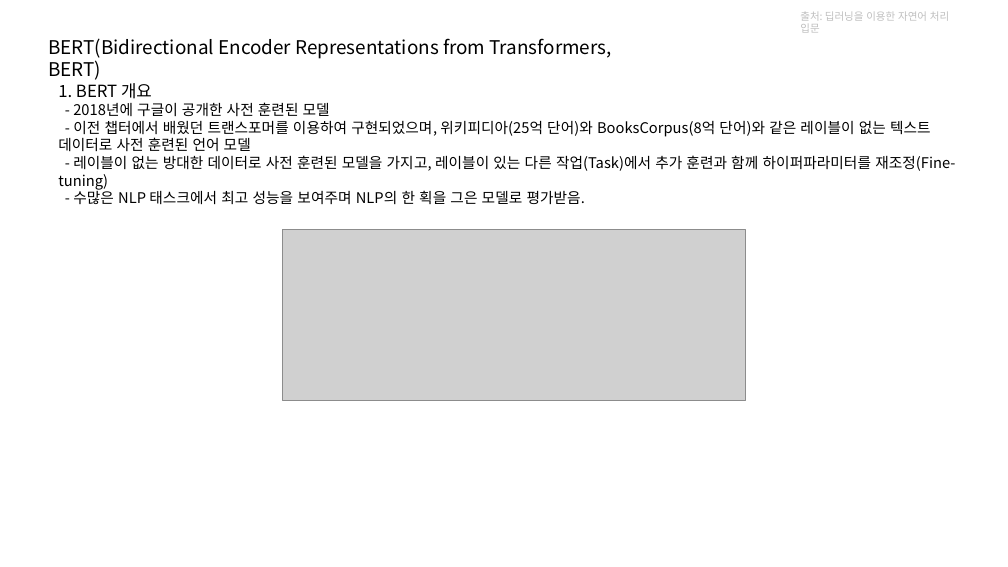
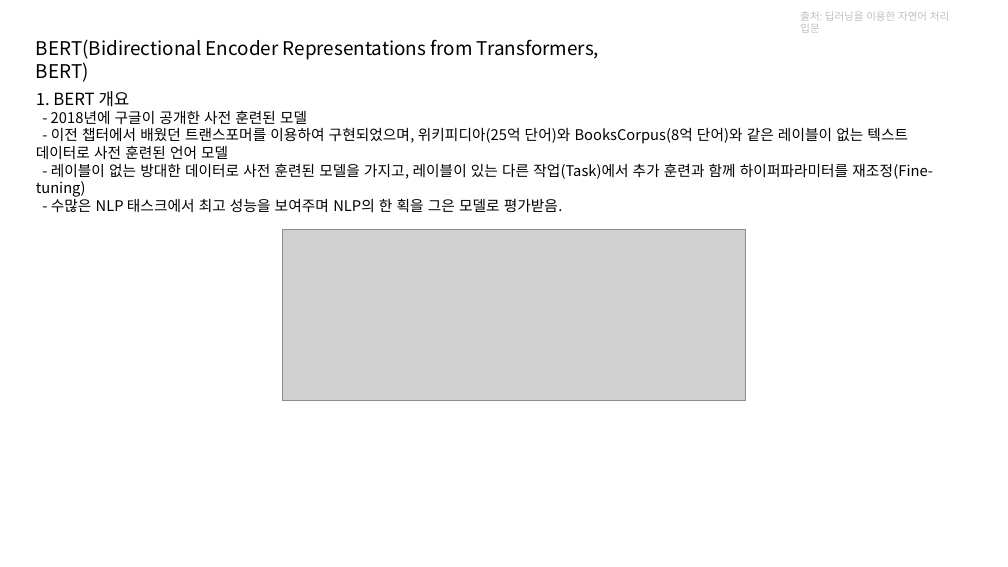
Before and after one commit to kjh8331267/NLP_Study, a slide deck: slide 7 of slide/BERT.pptx. Drawn at 1008x567 pixels with LibreOffice and Linux fonts; fonts in the diff are those of the drawing; grey boxes stand for pictures. Boxes give left, top, right and bottom in pixels: in the first picture for what was removed or moved away, otherwise in the second. Text is boxed around its words. In the diff, an @@ line names an element or a change of style, - is before the commit and + after.

```diff
--- a/slide/BERT.pptx
+++ b/slide/BERT.pptx
@@ text "BERT(Bidirectional Encoder Representations from Transformers ...": place and size @@
-text "BERT(Bidirectional Encoder Representations from Transformers ..." at (48,38,612,80)
+text "BERT(Bidirectional Encoder Representations from Transformers ..." at (36,39,599,82)
@@ text "1. BERT 개요": place and size @@
-text "1. BERT 개요" at (58,83,955,204)
+text "1. BERT 개요" at (36,91,933,212)
```
Also in this commit, not shown: 6 other slides changed, 2 slides added, 1 slide removed, 2 other files.
